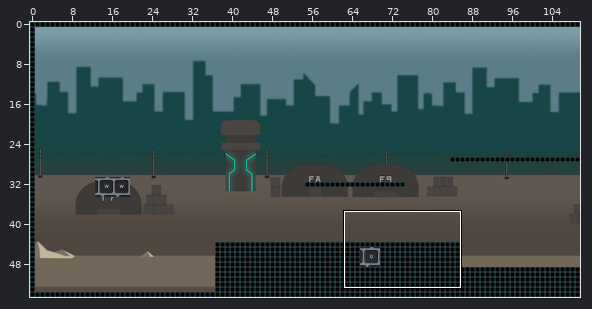
Level history. Tiled map: assets/data/lvl1.tmx. The first picture is a wide view before the edit; the outline marks the close-up.
Close-up. As it was:
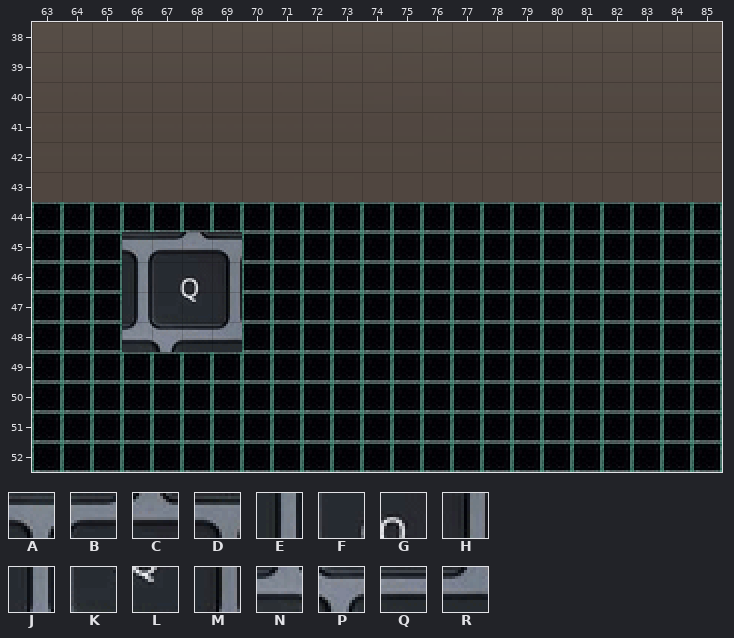
Cells are 15x15 px. Shown: x 63..85, y 38..52. The commit also changed other parts of the map, which this record leaves out.
Key: from "keys": A 280, B 281, C 282, D 283, E 326, F 327, G 328, H 329, J 372, K 373, L 374, M 375, N 418, P 419, Q 420, R 421.
_ is an empty cell.
Layers that did not change in this view are not listed.
Layer "keys" before, first column x 63:
38 _______________________
39 _______________________
40 _______________________
41 _______________________
42 _______________________
43 _______________________
44 _______________________
45 ___ABCD________________
46 ___EFGH________________
47 ___JKLM________________
48 ___NPQR________________
49 _______________________
50 _______________________
51 _______________________
52 _______________________
And afterwards:
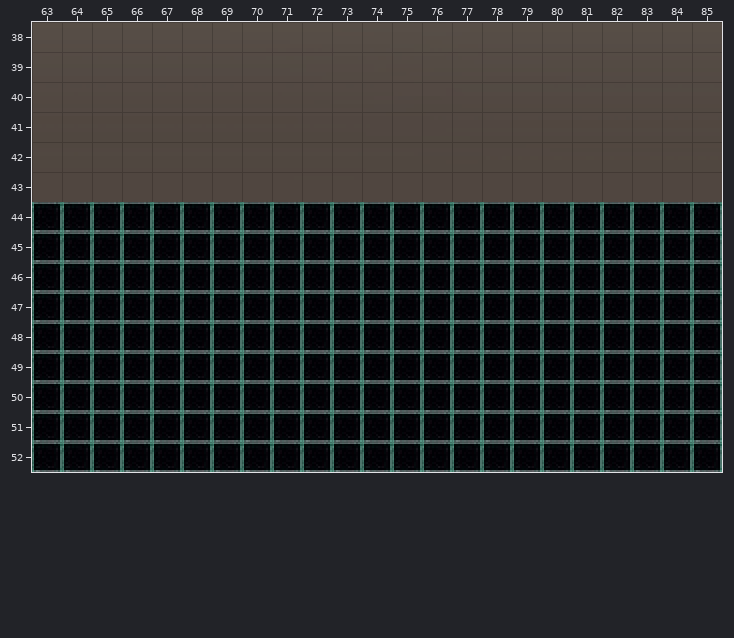
Change:
Layer "keys":
The edit erases tile A in row 45 at x 66.
The edit erases tile B in row 45 at x 67.
The edit erases tile C in row 45 at x 68.
The edit erases tile D in row 45 at x 69.
The edit erases tile E in row 46 at x 66.
The edit erases tile F in row 46 at x 67.
The edit erases tile G in row 46 at x 68.
The edit erases tile H in row 46 at x 69.
The edit erases tile J in row 47 at x 66.
The edit erases tile K in row 47 at x 67.
The edit erases tile L in row 47 at x 68.
The edit erases tile M in row 47 at x 69.
The edit erases tile N in row 48 at x 66.
The edit erases tile P in row 48 at x 67.
The edit erases tile Q in row 48 at x 68.
The edit erases tile R in row 48 at x 69.
